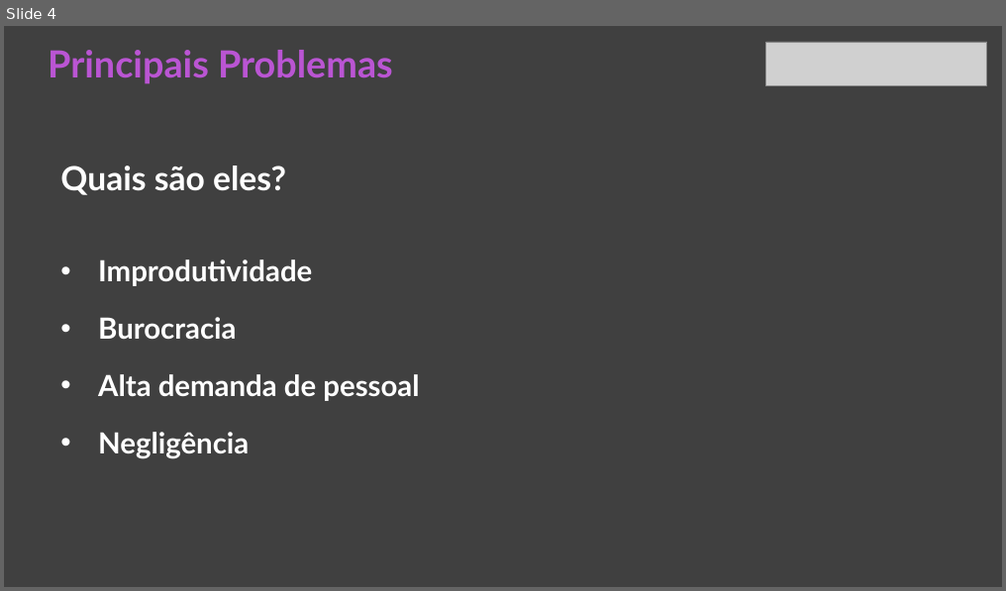
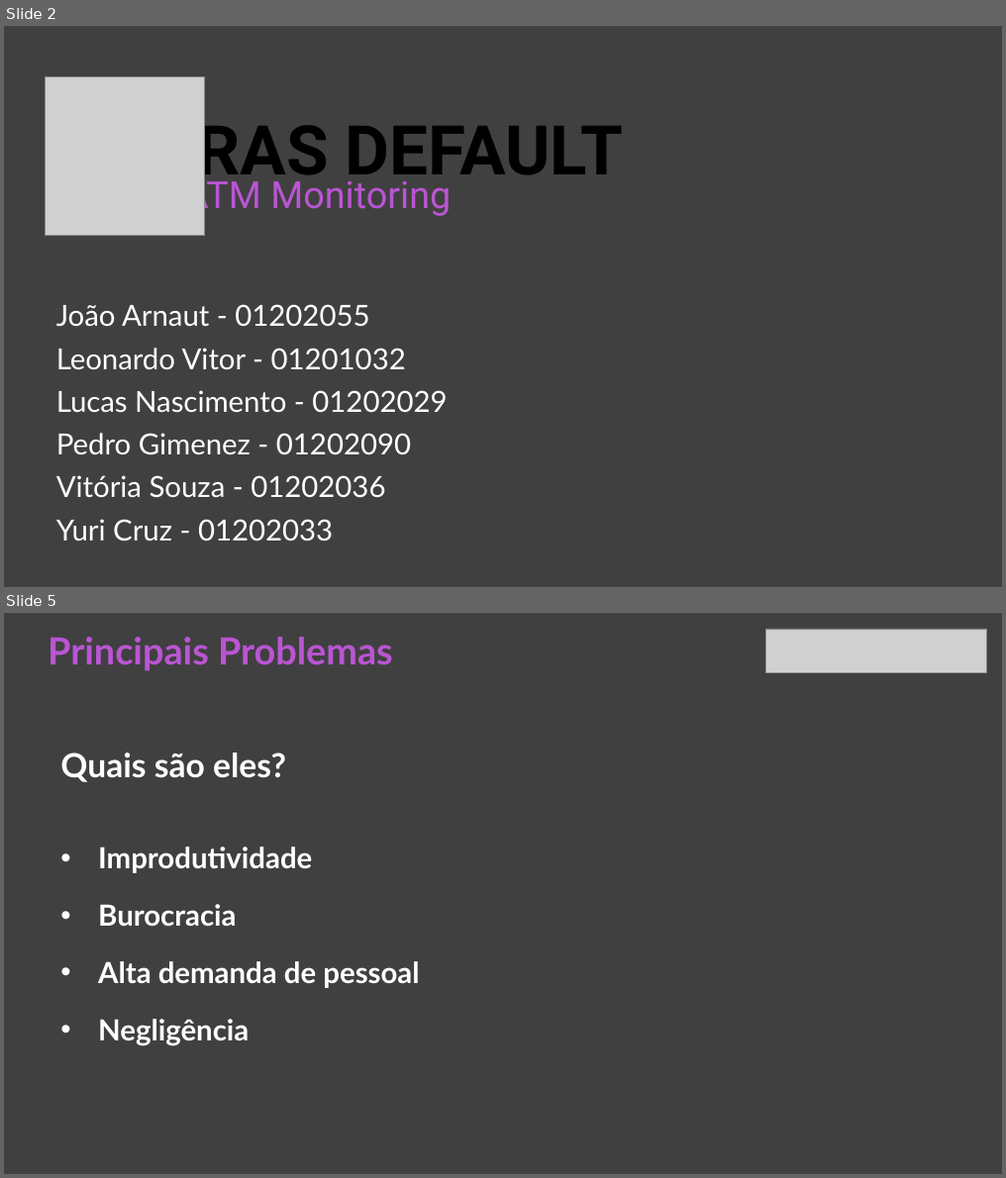
Before and after one commit to BandTec/CrasDefault-Grupo8, a slide deck: documentos/Apresentação.pptx. Shown one above the other, each under a label of ours: slide 4 before the commit, slides 2 and 5 after it; the slides between them are not shown. The pictures are 1006x591 and 1006x1178 pixels, drawn with LibreOffice and Linux fonts; fonts in the diff are those of the drawing; grey boxes stand for pictures. Boxes give left, top, right and bottom in pixels: in the first picture for what was removed or moved away, otherwise in the second. Text is boxed around its words. In the diff, an @@ line names an element or a change of style, - is before the commit and + after.

```diff
--- a/documentos/Apresentação.pptx
+++ b/documentos/Apresentação.pptx
@@ slide 2 added at box(4, 26, 1002, 587), background #404040 @@
@@ picture added at box(46, 76, 205, 236) @@
@@ text added at box(152, 112, 624, 190), 66 pt, text #000000, bold @@
+CRAS DEFAULT
@@ text added at box(184, 174, 450, 218), 36 pt, text #BA55D3 @@
+ATM Monitoring
@@ text added at box(56, 304, 369, 326), 28 pt, text #FFFFFF @@
+João Arnaut - 01202055
@@ text added at box(56, 348, 406, 370), 28 pt, text #FFFFFF @@
+Leonardo Vitor - 01201032
@@ text added at box(56, 390, 447, 412), 28 pt, text #FFFFFF @@
+Lucas Nascimento - 01202029
@@ text added at box(56, 433, 411, 455), 28 pt, text #FFFFFF @@
+Pedro Gimenez - 01202090
@@ text added at box(56, 475, 385, 498), 28 pt, text #FFFFFF @@
+Vitória Souza - 01202036
@@ text added at box(56, 519, 333, 542), 28 pt, text #FFFFFF @@
+Yuri Cruz - 01202033
@@ what was slide 4 is now slide 5 @@
```
Also in this commit, not shown: 4 slides changed.
